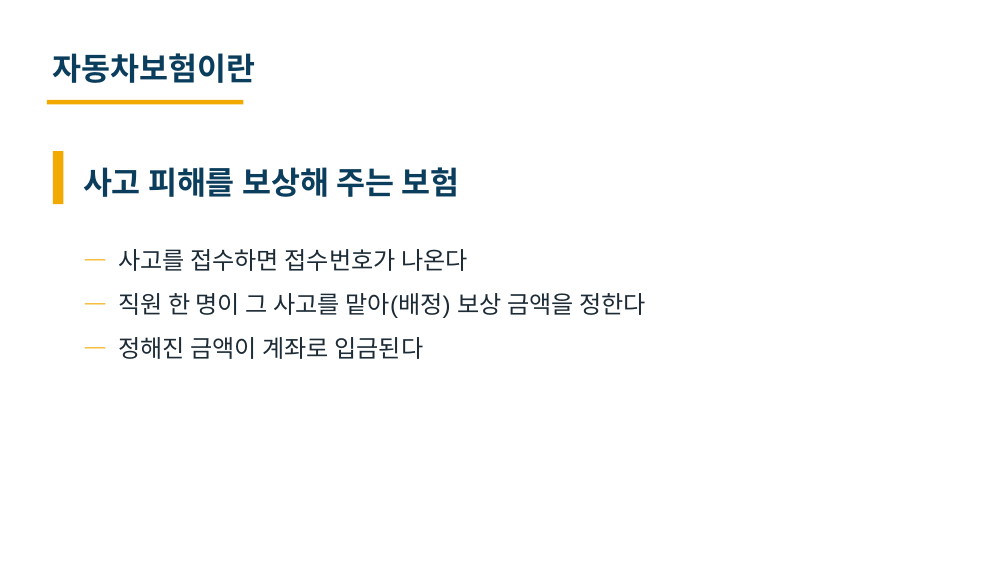
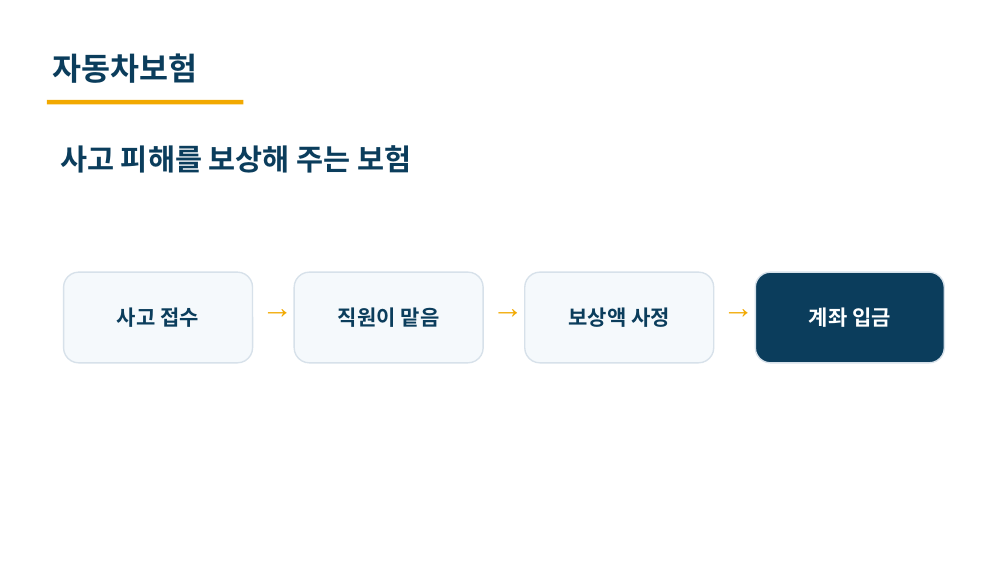
Before and after one commit to heyoonyoon/distributed-programming, a slide deck: slide 5 of docs/presentation/보험발표-편집가능.pptx. Drawn at 1008x567 pixels with LibreOffice and Linux fonts; fonts in the diff are those of the drawing. Boxes give left, top, right and bottom in pixels: in the first picture for what was removed or moved away, otherwise in the second. Text is boxed around its words. In the diff, an @@ line names an element or a change of style, - is before the commit and + after.

```diff
--- a/docs/presentation/보험발표-편집가능.pptx
+++ b/docs/presentation/보험발표-편집가능.pptx
@@ text at (x1=53, y1=53, x2=198, y2=83): text changed @@
-자동차보험이란
+자동차보험
@@ text "사고 피해를 보상해 주는 보험" moved from (x1=83, y1=167, x2=459, y2=197) to (x1=60, y1=145, x2=411, y2=173) @@
@@ text "사고 피해를 보상해 주는 보험" at (x1=60, y1=145, x2=411, y2=173): size 30 to 28 pt @@
@@ rectangle removed at (x1=53, y1=151, x2=64, y2=204) @@
@@ text removed at (x1=118, y1=249, x2=646, y2=359) @@
-— 사고를 접수하면 접수번호가 나온다
-— 직원 한 명이 그 사고를 맡아(배정) 보상 금액을 정한다
-— 정해진 금액이 계좌로 입금된다
@@ rounded rectangle added at (x1=64, y1=272, x2=253, y2=363), fill #F5F9FC, outline #D7E1EA 1.3 pt, 20 pt, text #0B3D5C, bold @@
+사고 접수
@@ text added at (x1=254, y1=284, x2=299, y2=329), 30 pt, text #F2A900, bold @@
+→
@@ rounded rectangle added at (x1=294, y1=272, x2=483, y2=363), fill #F5F9FC, outline #D7E1EA 1.3 pt, 20 pt, text #0B3D5C, bold @@
+직원이 맡음
@@ text added at (x1=485, y1=284, x2=530, y2=329), 30 pt, text #F2A900, bold @@
+→
@@ rounded rectangle added at (x1=525, y1=272, x2=714, y2=363), fill #F5F9FC, outline #D7E1EA 1.3 pt, 20 pt, text #0B3D5C, bold @@
+보상액 사정
@@ text added at (x1=715, y1=284, x2=761, y2=329), 30 pt, text #F2A900, bold @@
+→
@@ rounded rectangle added at (x1=755, y1=272, x2=944, y2=363), fill #0B3D5C, outline #D7E1EA 1.3 pt, 20 pt, text #FFFFFF, bold @@
+계좌 입금
```
Also in this commit, not shown: 3 other slides changed, 3 other files.
